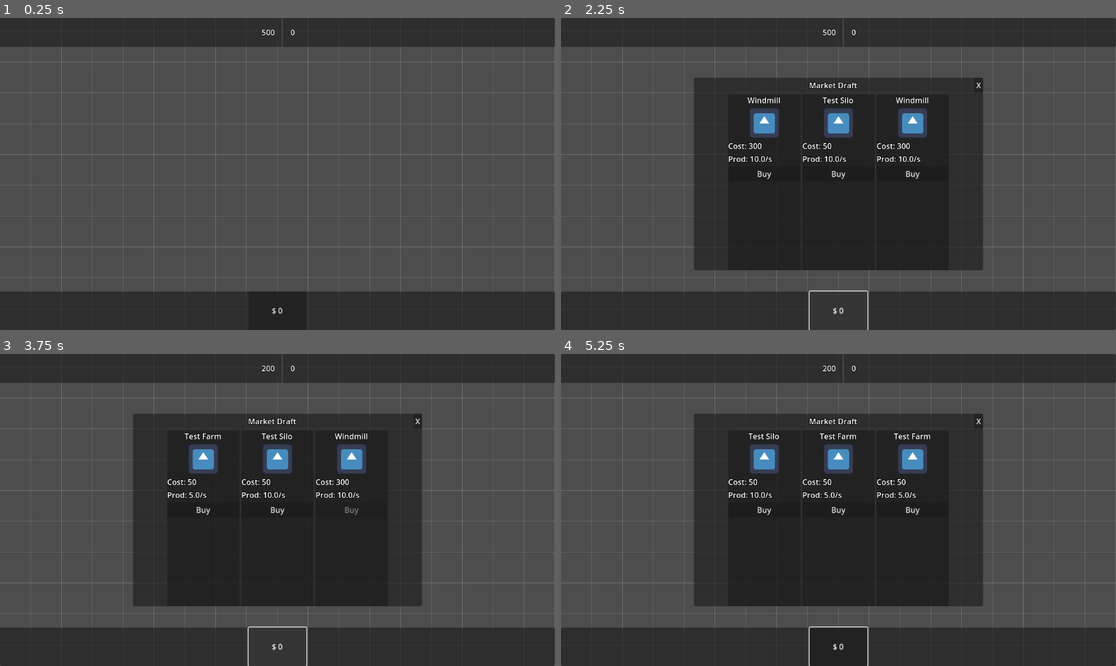
Above: before the commit, frames 1-4 (two rows, left to right).
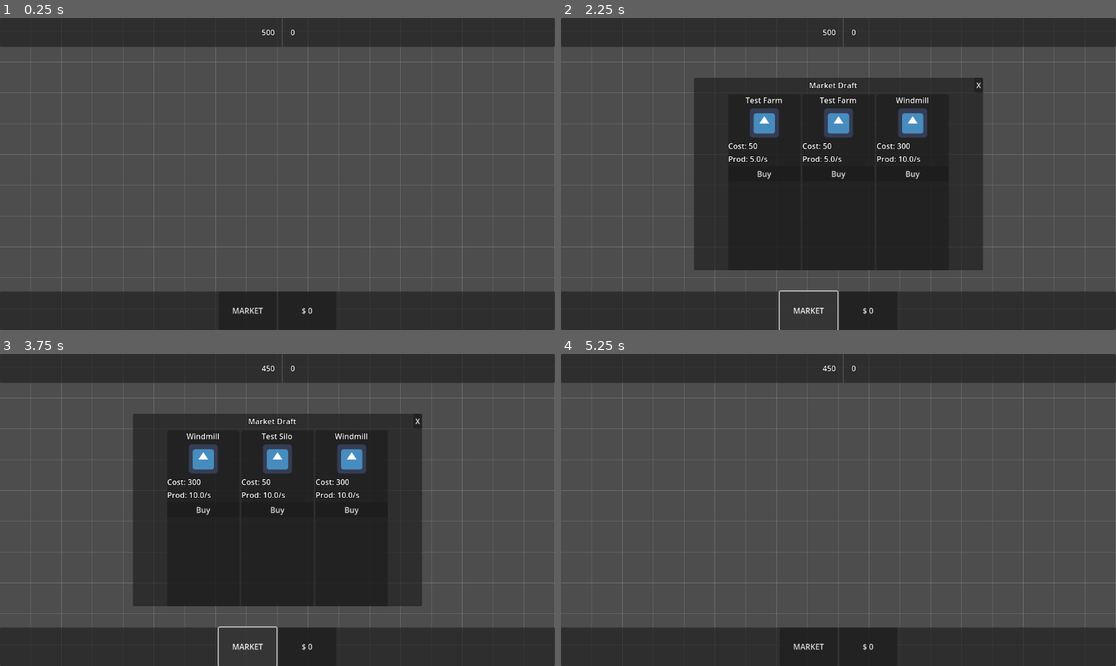
Above: after the commit, the same moments.

Repository: Kavalieri/Farm_SiK-Ness
Game: Godot game, scene res://scenes/game/MainGame.tscn
The game is run twice, just before and just after one commit, with the same random seed, the same clock (stepped at 60 frames per second) and the same inputs. The engine's default icon, where the game draws it, is replaced by a stand-in: a white triangle on a blue panel in a dark square.
Inputs (mouse positions are in pixels of both pictures, inside the frame that each line leads up to):
- Up to frame 1 (0.25 s): no input
- Up to frame 2 (2.25 s): click "$ 0" at 0.5 s; click "X" at 1.25 s; click "$ 0" (after the commit: "MARKET") at 2 s
- Up to frame 3 (3.75 s): click "Buy" at 2.75 s; click "$ 0" (after the commit: "MARKET") at 3.5 s
- Up to frame 4 (5.25 s): click "$ 0" at 4.25 s; click (738, 450) at 5.02 s

The runs differ from the first frame. In frame 1, 0.1% of the frame differs, in the area x 41-57%, y 92-96%; in frame 2, 0.6%; in frame 3, 0.5%; in frame 4, 32%, in the area x 23-77%, y 3-100%.

Commit message:
feat: implement inventory UI and integration #7

Diff:
--- a/project/scenes/game/MainGame.tscn
+++ b/project/scenes/game/MainGame.tscn
@@ -1,9 +1,10 @@
-[gd_scene load_steps=5 format=3 uid="uid://game_main_scene"]
+[gd_scene load_steps=6 format=3 uid="uid://game_main_scene"]
 
 [ext_resource type="Script" path="res://scripts/game/MainGame.gd" id="1_script"]
 [ext_resource type="PackedScene" uid="uid://hud_main_scene" path="res://scenes/ui/screens/MainHUD.tscn" id="2_hud"]
 [ext_resource type="PackedScene" uid="uid://game_grid_manager" path="res://scenes/game/GridManager.tscn" id="3_grid_manager"]
 [ext_resource type="PackedScene" uid="uid://ui_market_modal" path="res://scenes/ui/modals/MarketModal.tscn" id="4_market"]
+[ext_resource type="PackedScene" uid="uid://ui_inventory_panel" path="res://scenes/ui/modals/InventoryPanel.tscn" id="5_inventory"]
 
 [node name="MainGame" type="Node2D"]
 script = ExtResource("1_script")
@@ -19,3 +20,7 @@
 
 [node name="MarketModal" parent="CanvasLayer" instance=ExtResource("4_market")]
 visible = false
+
+[node name="InventoryPanel" parent="CanvasLayer" instance=ExtResource("5_inventory")]
+visible = false
+visible = false
--- /dev/null
+++ b/project/scenes/ui/components/InventorySlot.tscn
@@ -0,0 +1,29 @@
+[gd_scene load_steps=2 format=3 uid="uid://inventory_slot_component"]
+
+[ext_resource type="Script" path="res://scripts/ui/components/InventorySlot.gd" id="1_script"]
+
+[node name="InventorySlot" type="Button"]
+custom_minimum_size = Vector2(80, 80)
+offset_right = 80.0
+offset_bottom = 80.0
+script = ExtResource("1_script")
+
+[node name="MarginContainer" type="MarginContainer" parent="."]
+layout_mode = 1
+anchors_preset = 15
+anchor_right = 1.0
+anchor_bottom = 1.0
+grow_horizontal = 2
+grow_vertical = 2
+theme_override_constants/margin_left = 5
+theme_override_constants/margin_top = 5
+theme_override_constants/margin_right = 5
+theme_override_constants/margin_bottom = 5
+
+[node name="IconRect" type="TextureRect" parent="MarginContainer"]
+unique_name_in_owner = true
+layout_mode = 2
+expand_mode = 1
+stretch_mode = 5
+
+[connection signal="pressed" from="." to="." method="_on_pressed"]
--- /dev/null
+++ b/project/scenes/ui/modals/InventoryPanel.tscn
@@ -0,0 +1,49 @@
+[gd_scene load_steps=3 format=3 uid="uid://ui_inventory_panel"]
+
+[ext_resource type="Script" path="res://scripts/ui/modals/InventoryPanel.gd" id="1_script"]
+[ext_resource type="Theme" uid="uid://theme_main_base" path="res://resources/themes/main_theme.tres" id="2_theme"]
+
+[node name="InventoryPanel" type="PanelContainer"]
+anchors_preset = 8
+anchor_left = 0.5
+anchor_top = 0.5
+anchor_right = 0.5
+anchor_bottom = 0.5
+offset_left = -250.0
+offset_top = -200.0
+offset_right = 250.0
+offset_bottom = 200.0
+grow_horizontal = 2
+grow_vertical = 2
+theme = ExtResource("2_theme")
+script = ExtResource("1_script")
+
+[node name="VBoxContainer" type="VBoxContainer" parent="."]
+layout_mode = 2
+
+[node name="Header" type="HBoxContainer" parent="VBoxContainer"]
+layout_mode = 2
+
+[node name="Title" type="Label" parent="VBoxContainer/Header"]
+layout_mode = 2
+size_flags_horizontal = 3
+text = "Inventory"
+horizontal_alignment = 1
+
+[node name="CloseButton" type="Button" parent="VBoxContainer/Header"]
+unique_name_in_owner = true
+layout_mode = 2
+text = "X"
+
+[node name="ScrollContainer" type="ScrollContainer" parent="VBoxContainer"]
+layout_mode = 2
+size_flags_vertical = 3
+
+[node name="GridContainer" type="GridContainer" parent="VBoxContainer/ScrollContainer"]
+unique_name_in_owner = true
+layout_mode = 2
+size_flags_horizontal = 3
+size_flags_vertical = 3
+columns = 5
+
+[connection signal="pressed" from="VBoxContainer/Header/CloseButton" to="." method="_on_close_button_pressed"]
--- a/project/scenes/ui/screens/MainHUD.tscn
+++ b/project/scenes/ui/screens/MainHUD.tscn
@@ -70,6 +70,12 @@
 layout_mode = 2
 text = "MARKET"
 
+[node name="InventoryButton" type="Button" parent="BottomBar/HBoxContainer"]
+unique_name_in_owner = true
+custom_minimum_size = Vector2(120, 0)
+layout_mode = 2
+text = "INVENTORY"
+
 
 offset_right = 20.0
 offset_bottom = 11.5
--- a/project/scripts/game/MainGame.gd
+++ b/project/scripts/game/MainGame.gd
@@ -3,9 +3,16 @@
 
 @onready var main_hud: Control = $CanvasLayer/MainHUD
 @onready var market_modal: MarketModal = $CanvasLayer/MarketModal
+@onready var inventory_panel: InventoryPanel = $CanvasLayer/InventoryPanel
 
 func _ready() -> void:
 	main_hud.market_opened.connect(_on_market_opened)
+	main_hud.inventory_opened.connect(_on_inventory_opened)
 
 func _on_market_opened() -> void:
 	market_modal.open()
+	inventory_panel.close()
+
+func _on_inventory_opened() -> void:
+	inventory_panel.open()
+	market_modal.close()
--- /dev/null
+++ b/project/scripts/ui/components/InventorySlot.gd
@@ -0,0 +1,17 @@
+class_name InventorySlot
+extends Button
+
+signal slot_selected(building_data: BuildingData)
+
+var building_data: BuildingData
+
+@onready var icon_rect: TextureRect = %IconRect
+
+func setup(data: BuildingData) -> void:
+	building_data = data
+	icon_rect.texture = data.texture
+	tooltip_text = data.name
+
+func _on_pressed() -> void:
+	if building_data:
+		slot_selected.emit(building_data)
--- /dev/null
+++ b/project/scripts/ui/modals/InventoryPanel.gd
@@ -0,0 +1,44 @@
+class_name InventoryPanel
+extends PanelContainer
+
+var slot_scene = preload("res://scenes/ui/components/InventorySlot.tscn")
+
+@onready var grid_container: GridContainer = %GridContainer
+@onready var close_button: Button = %CloseButton
+
+func _ready() -> void:
+	GameManager.inventory_changed.connect(_on_inventory_changed)
+	_refresh_inventory()
+	hide()
+
+func open() -> void:
+	show()
+	_refresh_inventory()
+
+func close() -> void:
+	hide()
+
+func _refresh_inventory() -> void:
+	# Clear existing slots
+	for child in grid_container.get_children():
+		child.queue_free()
+
+	# Create slots for each item in inventory
+	for building in GameManager.inventory:
+		var slot = slot_scene.instantiate()
+		grid_container.add_child(slot)
+		slot.setup(building)
+		slot.slot_selected.connect(_on_slot_selected)
+
+func _on_inventory_changed(_new_inventory: Array) -> void:
+	if visible:
+		_refresh_inventory()
+
+func _on_slot_selected(building_data: BuildingData) -> void:
+	# Select for placement
+	GameManager.placing_building = building_data
+	print("Selected from inventory: ", building_data.name)
+	close()
+
+func _on_close_button_pressed() -> void:
+	close()
--- a/project/scripts/ui/screens/MainHUD.gd
+++ b/project/scripts/ui/screens/MainHUD.gd
@@ -1,18 +1,21 @@
 extends Control
 
 signal market_opened
+signal inventory_opened
 
 @onready var money_display: HBoxContainer = %MoneyDisplay
 @onready var xp_display: HBoxContainer = %XPDisplay
 @onready var market_button: Button = %MarketButton
+@onready var inventory_button: Button = %InventoryButton
 
 func _ready() -> void:
 	# Connect to GameManager signals
 	GameManager.money_changed.connect(_on_money_changed)
 	GameManager.xp_changed.connect(_on_xp_changed)
 
-	# Connect button
+	# Connect buttons
 	market_button.pressed.connect(_on_market_button_pressed)
+	inventory_button.pressed.connect(_on_inventory_button_pressed)
 
 	# Initialize values
 	_on_money_changed(GameManager.money)
@@ -26,3 +29,6 @@
 
 func _on_market_button_pressed() -> void:
 	market_opened.emit()
+
+func _on_inventory_button_pressed() -> void:
+	inventory_opened.emit()
Not shown, added: project/scripts/ui/components/InventorySlot.gd.uid
Not shown, added: project/scripts/ui/modals/InventoryPanel.gd.uid
